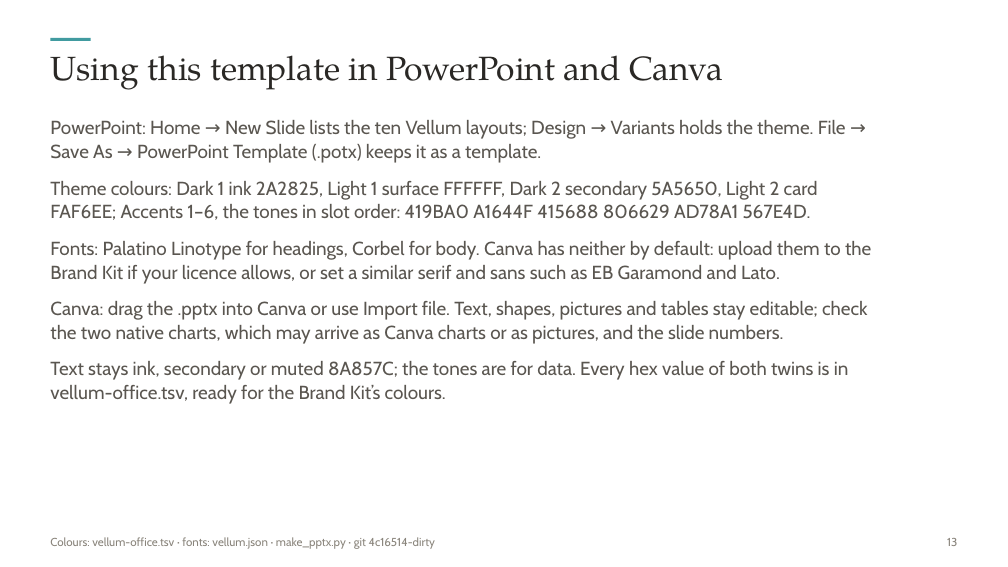
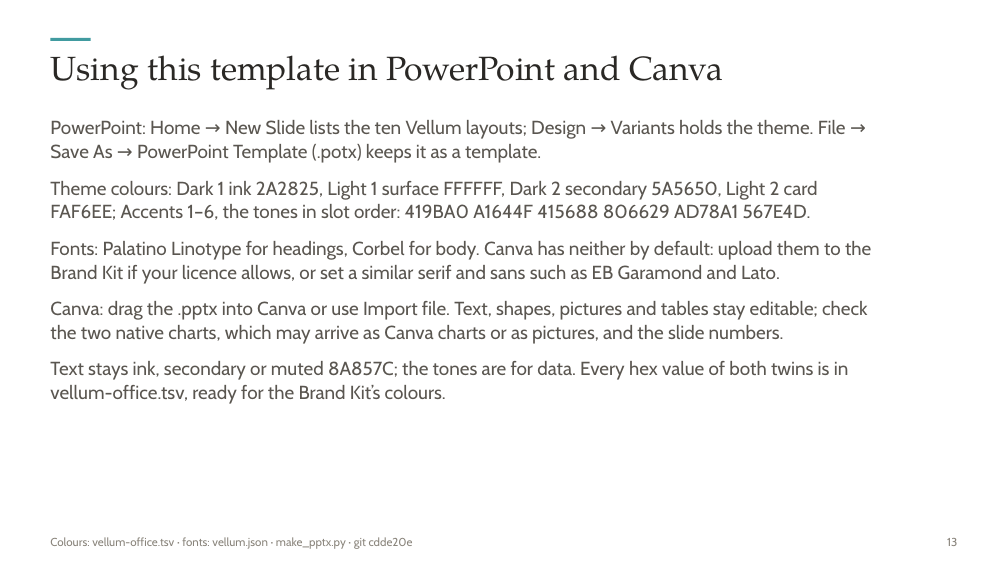
Before and after one commit to akaminas/vellum, a slide deck: slide 13 of docs/downloads/vellum-slides-light.pptx. Drawn at 1008x567 pixels with LibreOffice and Linux fonts; fonts in the diff are those of the drawing. Boxes give left, top, right and bottom in pixels: in the first picture for what was removed or moved away, otherwise in the second. Text is boxed around its words. In the diff, an @@ line names an element or a change of style, - is before the commit and + after.

```diff
--- a/docs/downloads/vellum-slides-light.pptx
+++ b/docs/downloads/vellum-slides-light.pptx
@@ text at [50, 537, 413, 549]: text changed @@
-Colours: vellum-office.tsv · fonts: vellum.json · make_pptx.py · git 4c16514-dirty
+Colours: vellum-office.tsv · fonts: vellum.json · make_pptx.py · git cdde20e
```
Also in this commit, not shown: 12 other slides changed, 41 other files.
